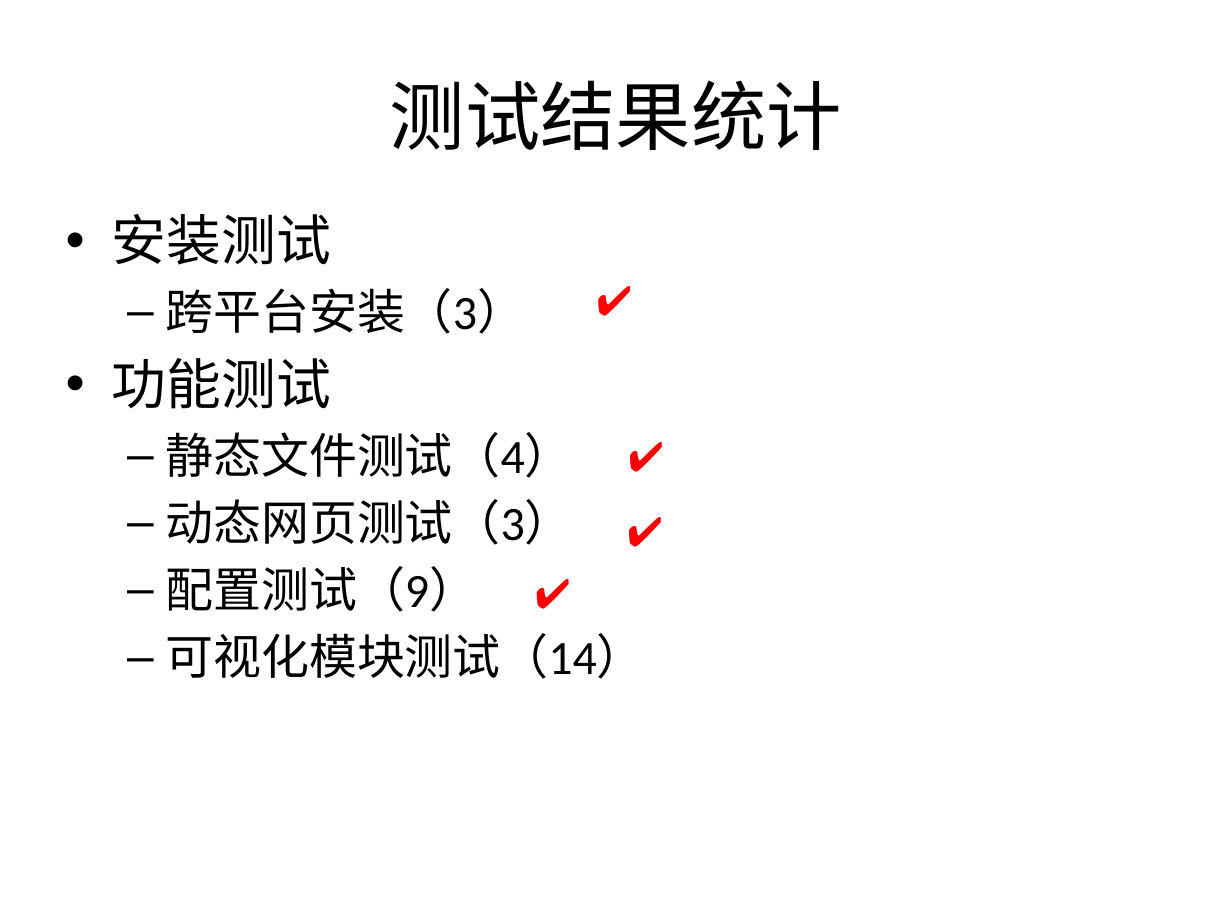
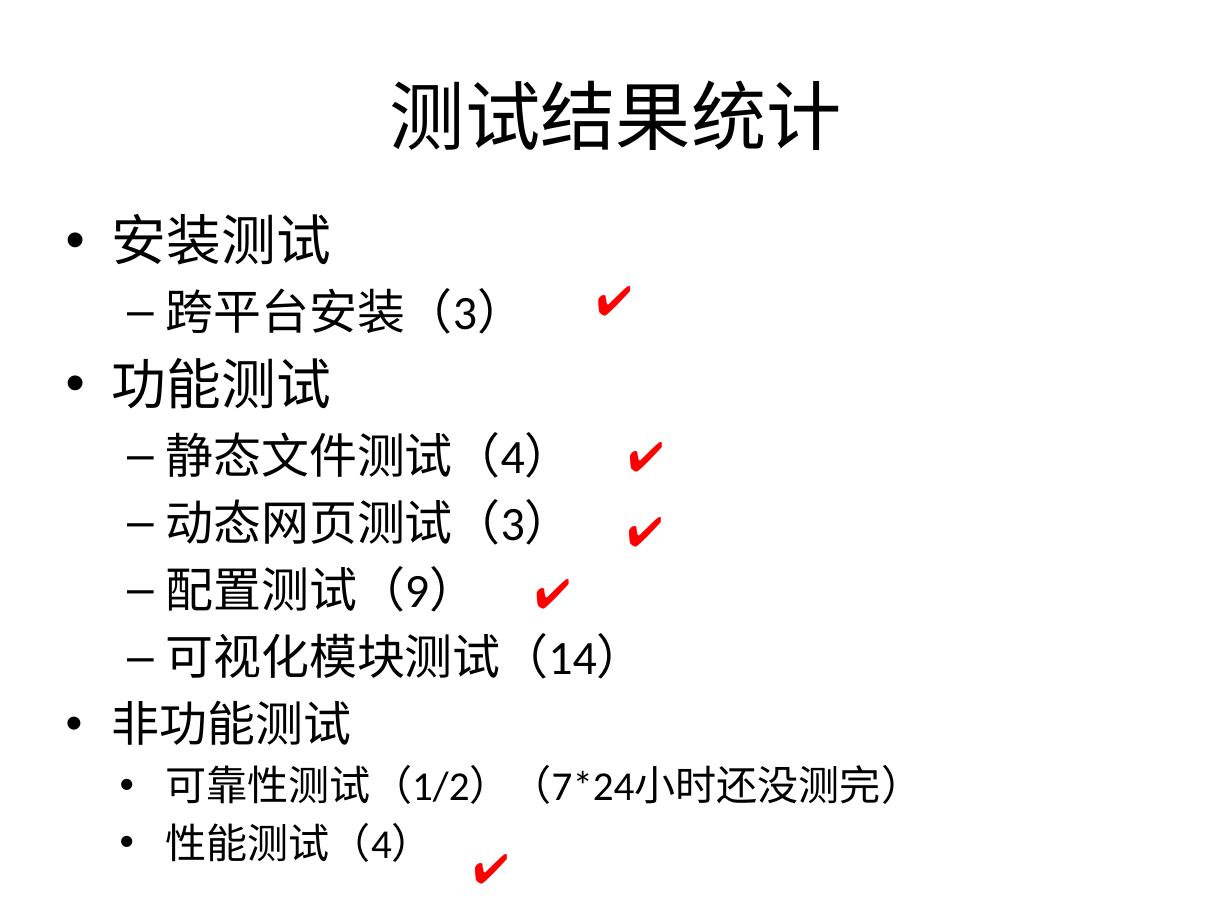
Before and after one commit to bhsei/16TeamC, a slide deck: slide 4 of 2.项目PPT/第十三周进度.pptx. Drawn at 1232x924 pixels with LibreOffice and Linux fonts; fonts in the diff are those of the drawing. Boxes give left, top, right and bottom in pixels: in the first picture for what was removed or moved away, otherwise in the second. Text is boxed around its words. In the diff, an @@ line names an element or a change of style, - is before the commit and + after.

Commit message:
13-添加性能测试ppt

```diff
--- a/2.项目PPT/第十三周进度.pptx
+++ b/2.项目PPT/第十三周进度.pptx
@@ text at box(112, 700, 922, 862): paragraphs added @@
+  • 非功能测试
+    • 可靠性测试（1/2）（7*24小时还没测完）
+    • 性能测试（4）
@@ text added at box(461, 837, 522, 898), 24 pt, text #FF0000 @@
+✔
```
Also in this commit, not shown: 3 slides added, 1 slide removed, 1 other file.
